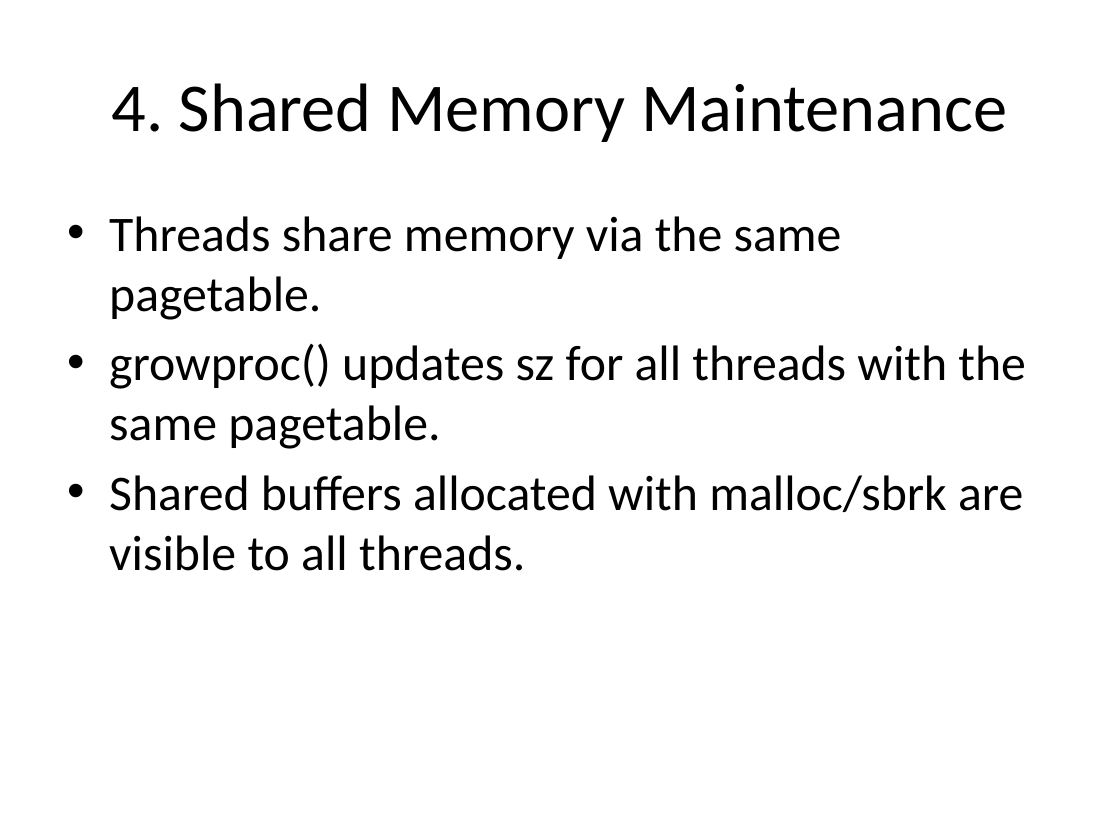
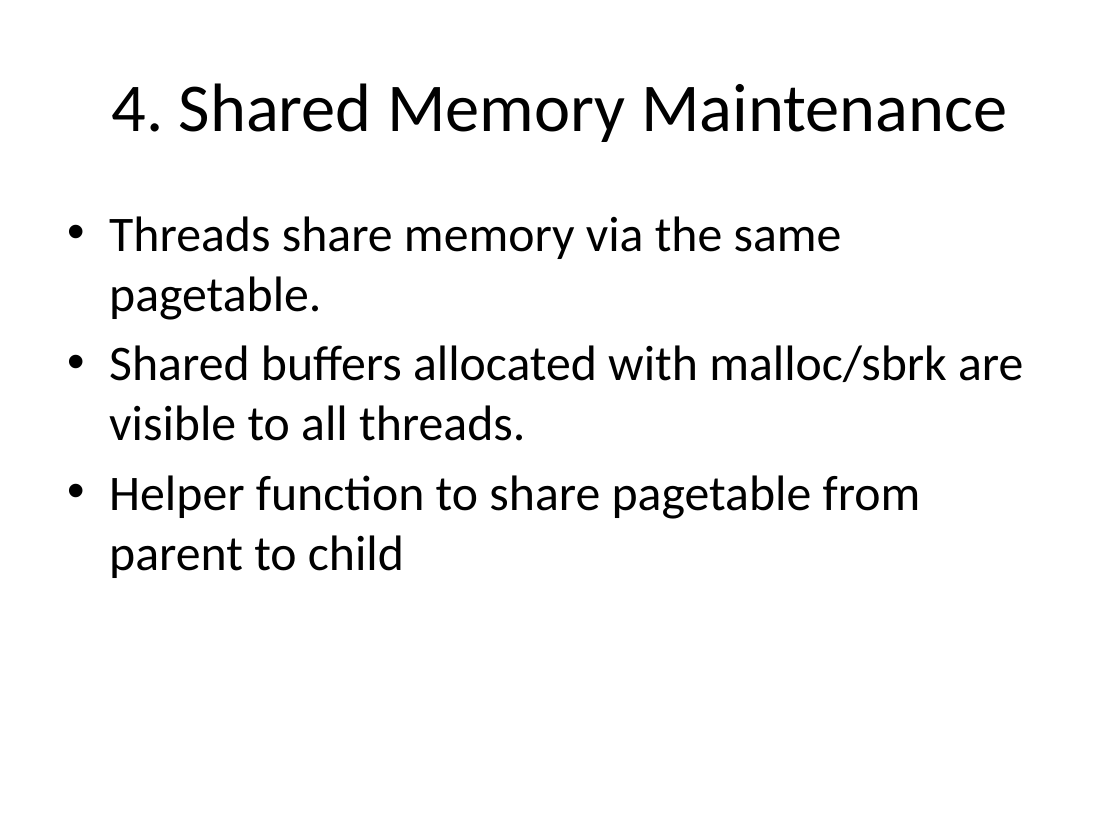
Before and after one commit to paianish/xv6Repo, a slide deck: slide 5 of doc/xv6_threading_presentation.pptx. Drawn at 1120x840 pixels with LibreOffice and Linux fonts; fonts in the diff are those of the drawing. Boxes give left, top, right and bottom in pixels: in the first picture for what was removed or moved away, otherwise in the second. Text is boxed around its words. In the diff, an @@ line names an element or a change of style, - is before the commit and + after.

```diff
--- a/doc/xv6_threading_presentation.pptx
+++ b/doc/xv6_threading_presentation.pptx
@@ text at (x1=109, y1=343, x2=1026, y2=449): paragraph removed @@
-• growproc() updates sz for all threads with the same pagetable.
@@ text at (x1=109, y1=475, x2=921, y2=578): paragraph added @@
+• Helper function to share pagetable from parent to child
```
Also in this commit, not shown: 1 other slide changed, 2 other files.
